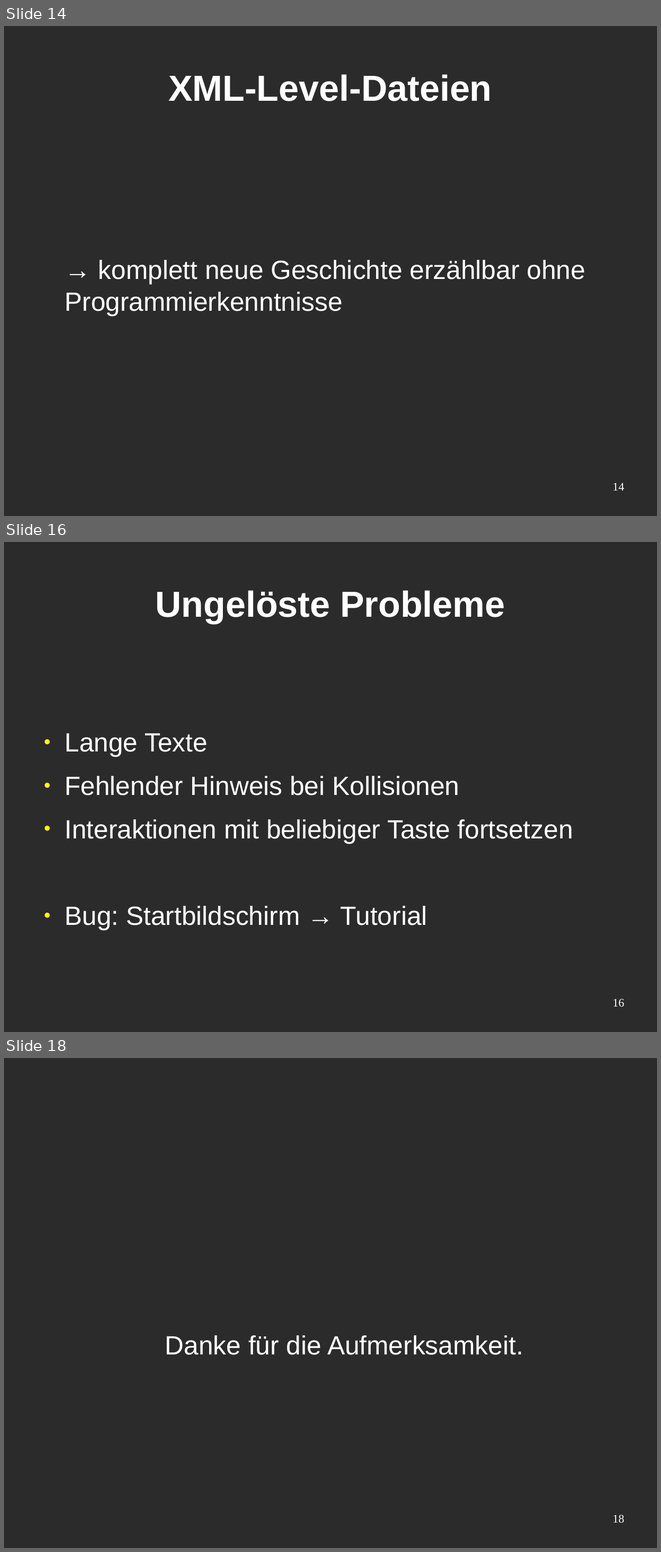
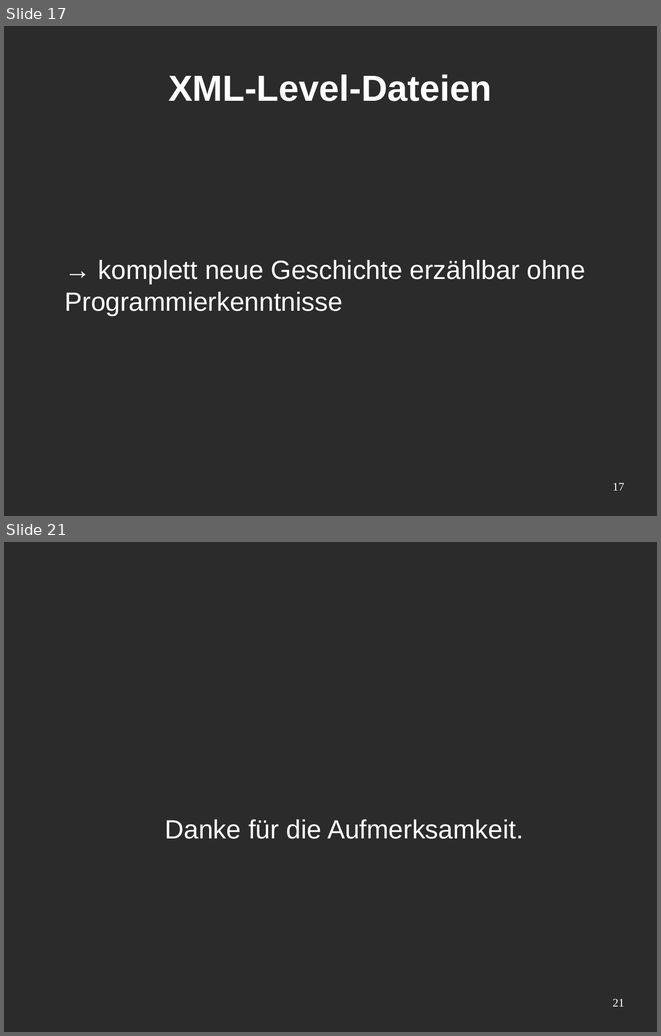
Before and after one commit to holycrab13/TactileGame, a slide deck: präsentation.odp. Shown one above the other, each under a label of ours: slides 14, 16 and 18 before the commit, slides 17 and 21 after it; the slides between them are not shown. The pictures are 661x1552 and 661x1036 pixels, drawn with LibreOffice and Linux fonts; fonts in the diff are those of the drawing; background and template pictures are left out; a plain dark background stands for a picture behind light text. Boxes give left, top, right and bottom in pixels: in the first picture for what was removed or moved away, otherwise in the second. Text is boxed around its words. In the diff, an @@ line names an element or a change of style, - is before the commit and + after.

```diff
--- a/präsentation.odp
+++ b/präsentation.odp
@@ slide 16 removed at [4, 542, 657, 1032], background picture (left out) @@
@@ title removed at [155, 590, 505, 623] @@
-Ungelöste Probleme
@@ text removed at [64, 733, 573, 929] @@
-● Lange Texte
-● Fehlender Hinweis bei Kollisionen
-● Interaktionen mit beliebiger Taste fortsetzen
-● Bug: Startbildschirm → Tutorial
@@ page number removed at [612, 998, 624, 1006] @@
-16
@@ what was slide 14 is now slide 17 @@
@@ page number at [612, 482, 624, 490]: text changed @@
-14
+17
@@ what was slide 18 is now slide 21 @@
@@ page number at [612, 998, 624, 1006]: text changed @@
-18
+21
```
Also in this commit, not shown: 7 slides changed, 4 slides added, 1 other file.
